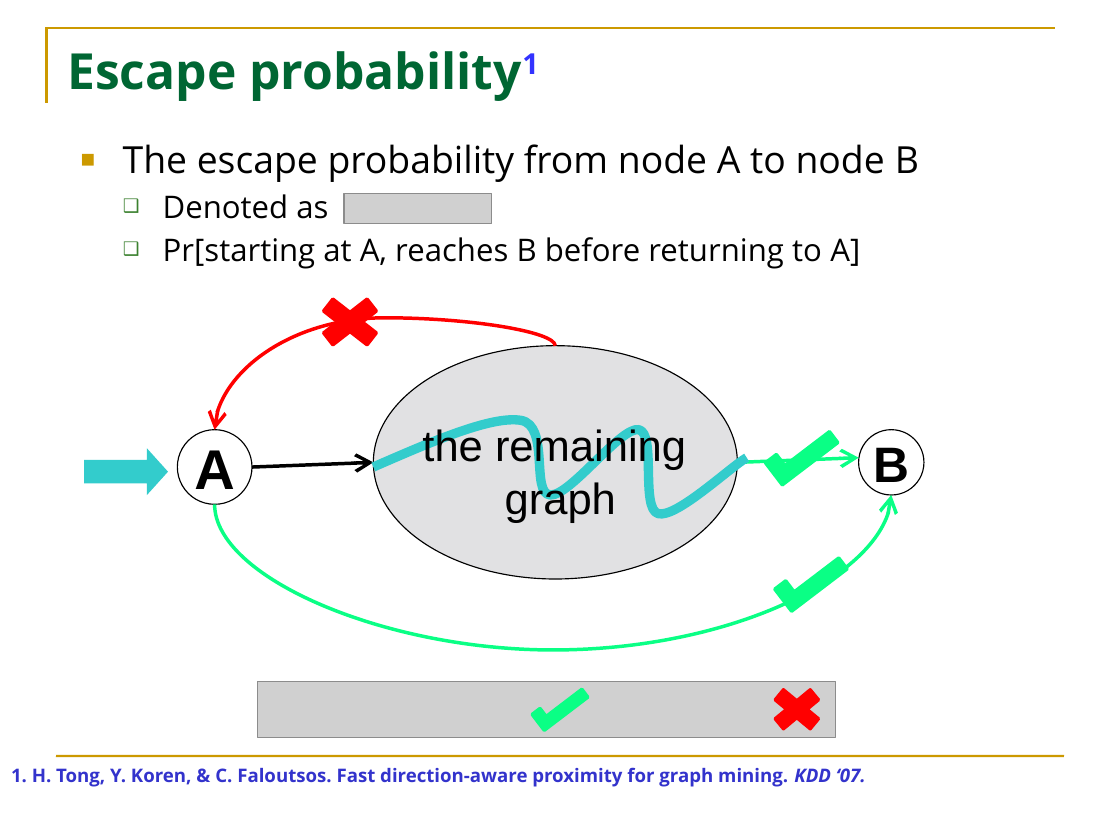
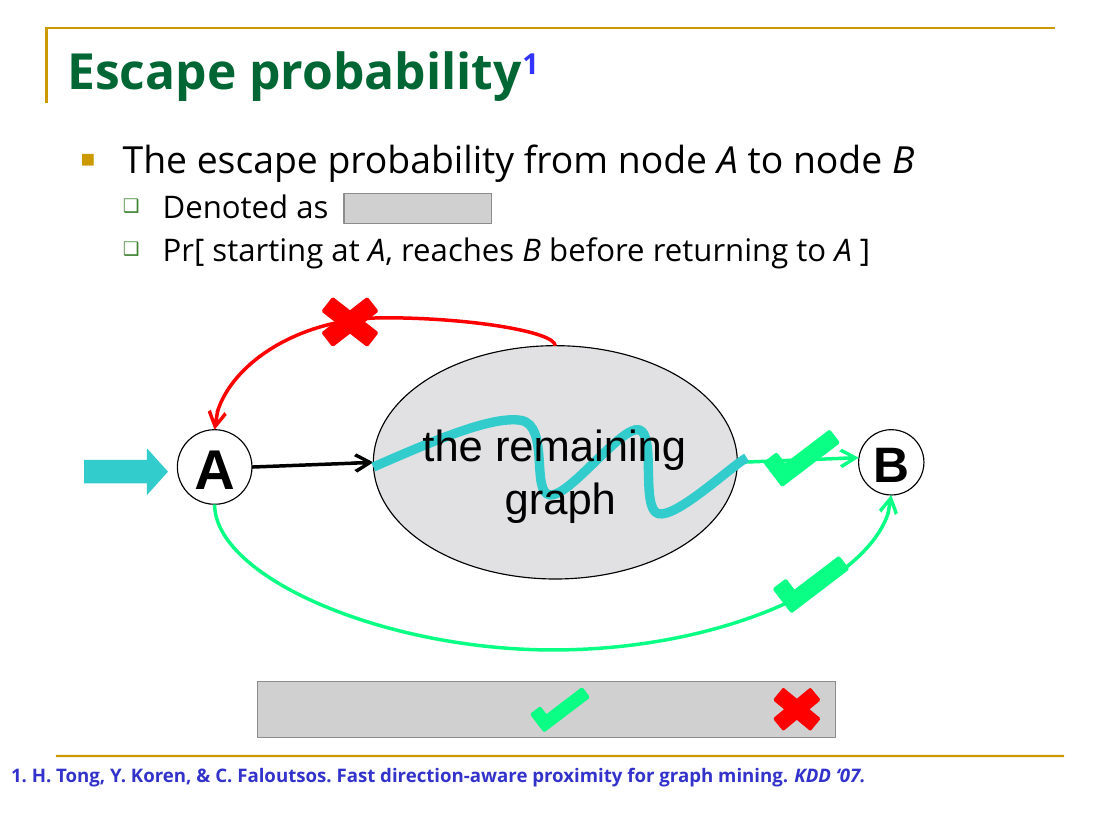
Before and after one commit to HuanSGT/rw-dir-prox, a slide deck: slide 8 of Random Walk based Proximity Measures in Directed Graphs.pptx. Drawn at 1120x840 pixels with LibreOffice and Linux fonts; fonts in the diff are those of the drawing; grey boxes stand for pictures. Boxes give left, top, right and bottom in pixels: in the first picture for what was removed or moved away, otherwise in the second. Text is boxed around its words. In the diff, an @@ line names an element or a change of style, - is before the commit and + after.

```diff
--- a/Random Walk based Proximity Measures in Directed Graphs.pptx
+++ b/Random Walk based Proximity Measures in Directed Graphs.pptx
@@ text at box(123, 144, 914, 182): italic on in "A B" @@
@@ text at box(163, 237, 852, 269): spaces changed @@
-  ❑ Pr[starting at A, reaches B before returning to A]
+  ❑ Pr[ starting at A, reaches B before returning to A ]
```
Also in this commit, not shown: 9 other slides changed.
